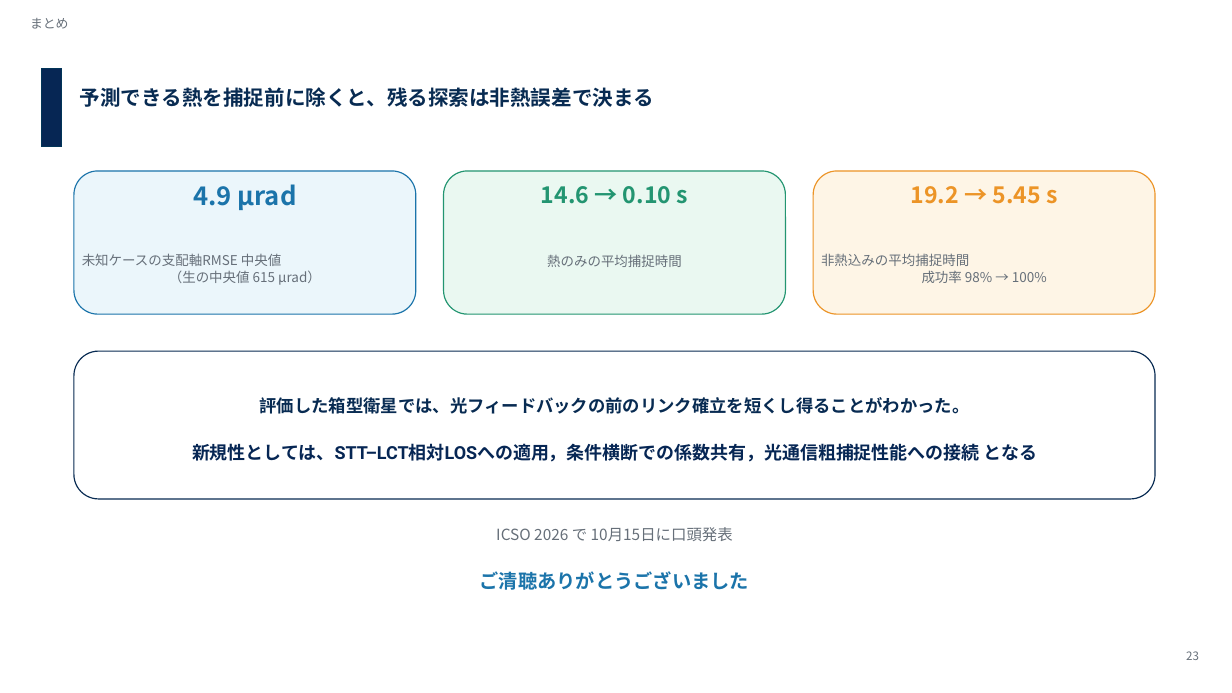
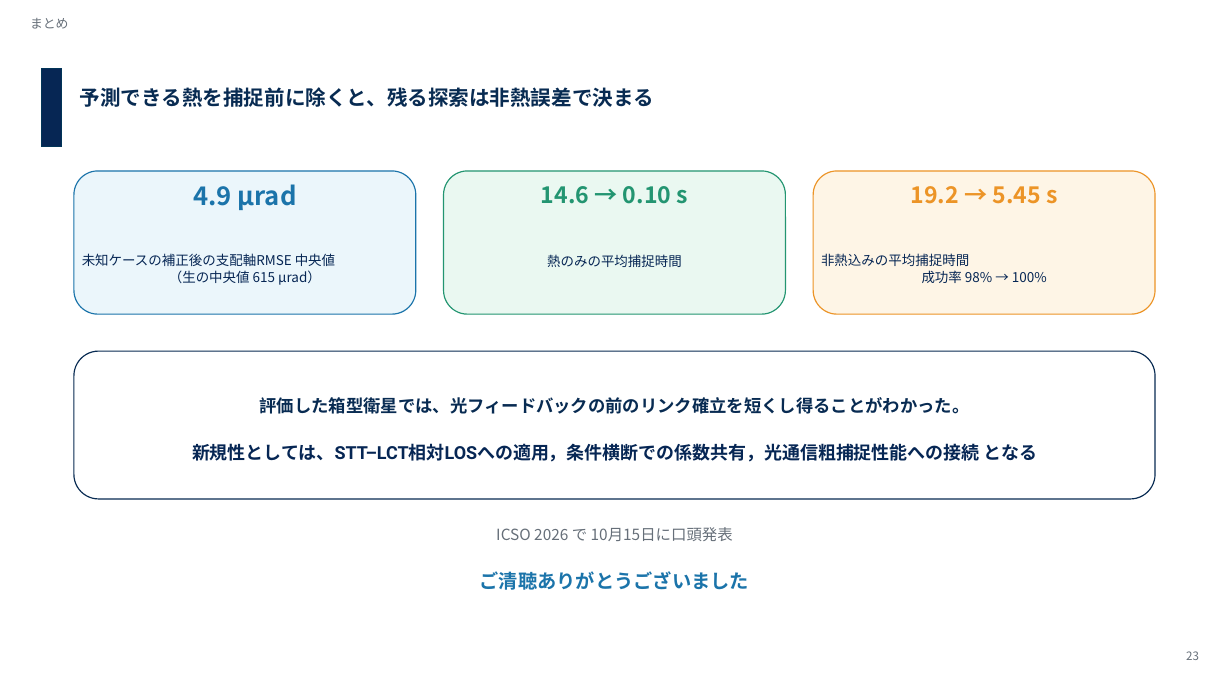
Before and after one commit to Hideki-1029/thermal-deformation-optcomm, a slide deck: slide 29 of papers/seminar/20260928_labseminar_takamoto.pptx (slide 28 before the commit). Drawn at 1232x693 pixels with LibreOffice and Linux fonts; fonts in the diff are those of the drawing; background and template pictures are left out. Boxes give left, top, right and bottom in pixels: in the first picture for what was removed or moved away, otherwise in the second. Text is boxed around its words. In the diff, an @@ line names an element or a change of style, - is before the commit and + after.

```diff
--- a/papers/seminar/20260928_labseminar_takamoto.pptx
+++ b/papers/seminar/20260928_labseminar_takamoto.pptx
@@ text at [82, 253, 335, 285]: text changed; text colour #666F79 to #062654 @@
-未知ケースの支配軸RMSE 中央値
-（生の中央値 615 µrad）
+未知ケースの補正後の支配軸RMSE 中央値
+（生の中央値 615 µrad）
@@ text "熱のみの平均捕捉時間" at [547, 254, 682, 267]: text colour #666F79 to #062654 @@
@@ text "非熱込みの平均捕捉時間 成功率 98% → 100%" at [821, 253, 1047, 283]: text colour #666F79 to #062654 @@
```
Also in this commit, not shown: 22 other slides changed, 3 slides added, 1 other file.
